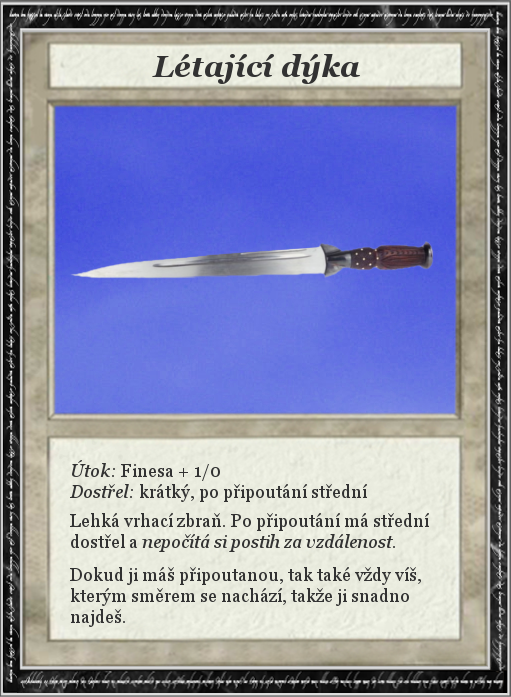
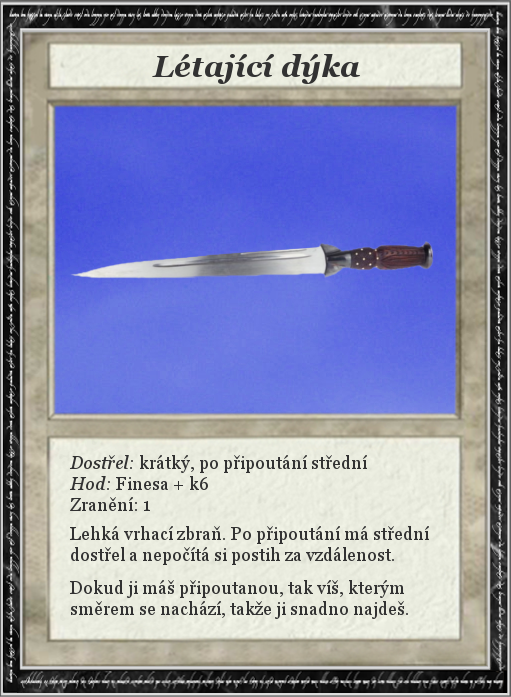
Layer changes from the first (511, 697) image to the second:
renamed "Útok: Finesa + 1/0 ..." to "Dostřel: krátký, po připoutání...", painted on it over (69, 455, 429, 627)
